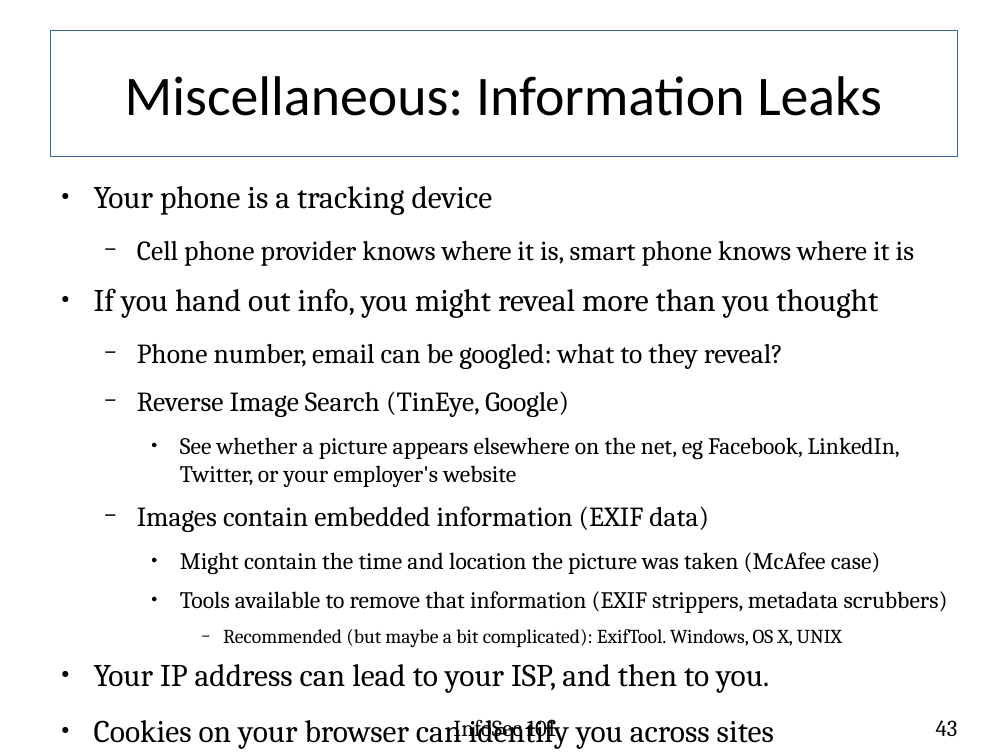
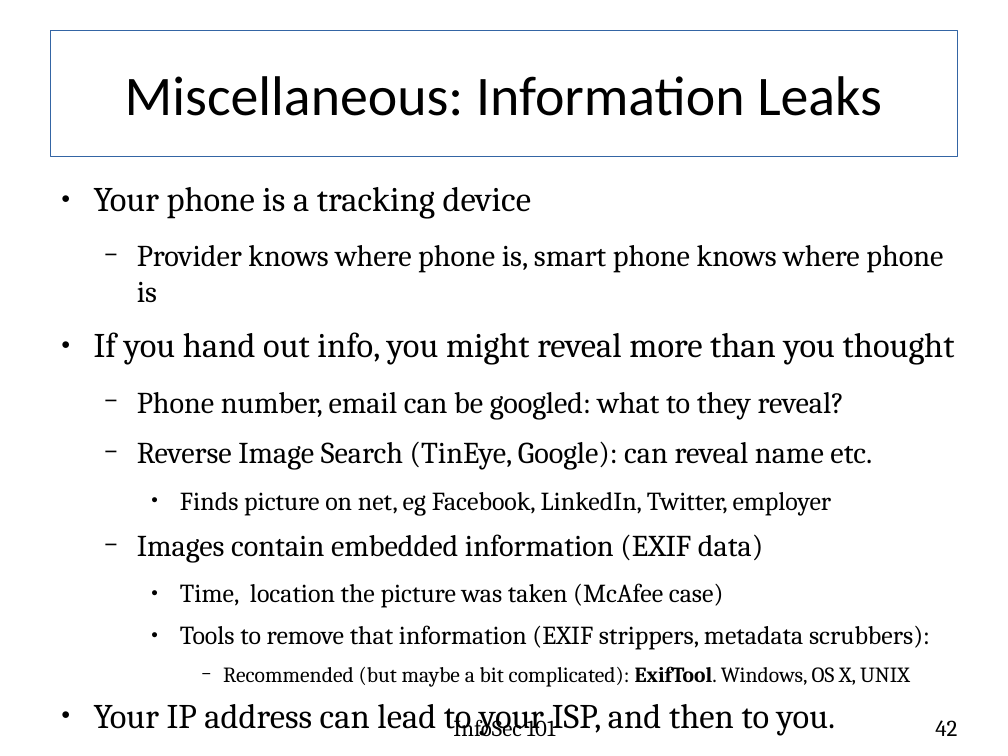
Before and after one commit to fabianlischka/InfoSec101, a slide deck: slide 42 of InfoSec101-Presentation-FCC-2015-02-26.odp (slide 43 before the commit). Drawn at 1008x756 pixels with LibreOffice and Linux fonts; fonts in the diff are those of the drawing. Boxes give left, top, right and bottom in pixels: in the first picture for what was removed or moved away, otherwise in the second. Text is boxed around its words. In the diff, an @@ line names an element or a change of style, - is before the commit and + after.

```diff
--- a/InfoSec101-Presentation-FCC-2015-02-26.odp
+++ b/InfoSec101-Presentation-FCC-2015-02-26.odp
@@ text at (x1=94, y1=187, x2=955, y2=736): size 24.8 to 27.2 pt in "Your phone is a tracking device", "If you hand out info, you might ...", "Your IP address can lead to your ...", "Cookies on your browser can identify you ..."; size 21.7 to 23.8 pt in "Phone number, email can be googled: what ...", "Images contain embedded information (EXIF data)"; size 15.5 to 17 pt in "Recommended (but maybe a bit complicated): ExifTool. ..."; bold on in "ExifTool." @@
@@ text at (x1=137, y1=245, x2=943, y2=303): text changed; size 21.7 to 23.8 pt @@
-  − Cell phone provider knows where it is, smart phone knows where it is
+  − Provider knows where phone is, smart phone knows where phone is
@@ text at (x1=137, y1=441, x2=872, y2=516): text changed; size 18.6 to 20.4 pt @@
-  − Reverse Image Search (TinEye, Google)
-    ● See whether a picture appears elsewhere on the net, eg Facebook, LinkedIn, Twitter, or your employer's website
+  − Reverse Image Search (TinEye, Google): can reveal name etc.
+    ● Finds picture on net, eg Facebook, LinkedIn, Twitter, employer
@@ text at (x1=180, y1=583, x2=930, y2=650): text changed; size 18.6 to 20.4 pt @@
-    ● Might contain the time and location the picture was taken (McAfee case)
-    ● Tools available to remove that information (EXIF strippers, metadata scrubbers)
+    ● Time, location the picture was taken (McAfee case)
+    ● Tools to remove that information (EXIF strippers, metadata scrubbers):
@@ page number at (x1=935, y1=720, x2=957, y2=736): text changed @@
-43
+42
```
Also in this commit, not shown: 22 other slides changed, 1 slide removed.
